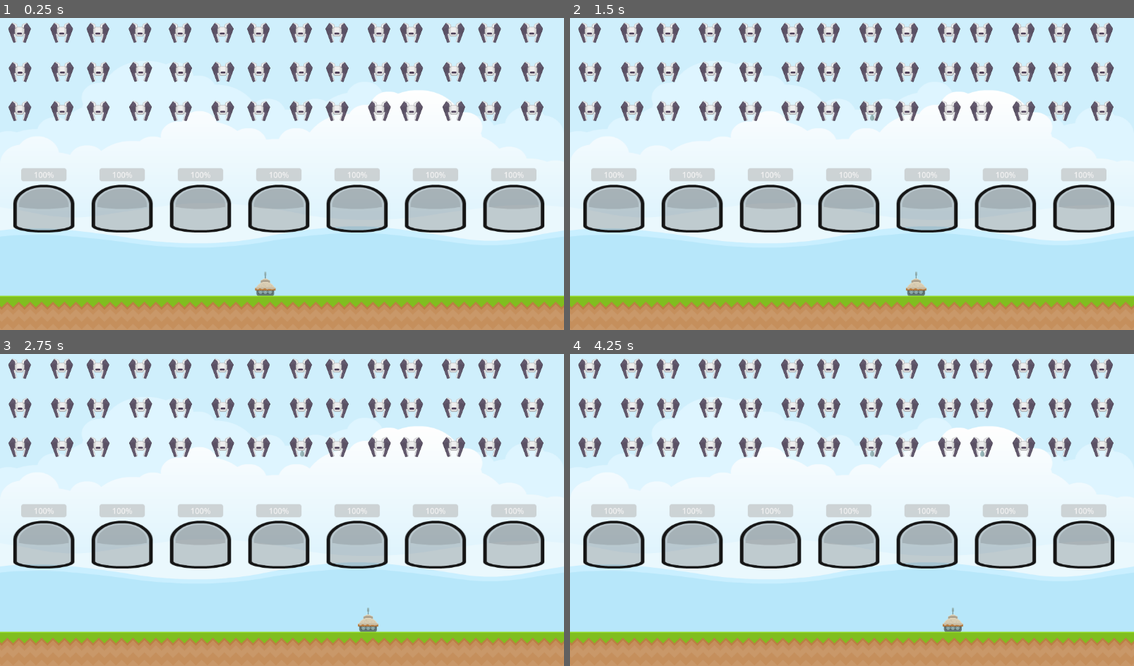
Above: before the commit, frames 1-4 (two rows, left to right).
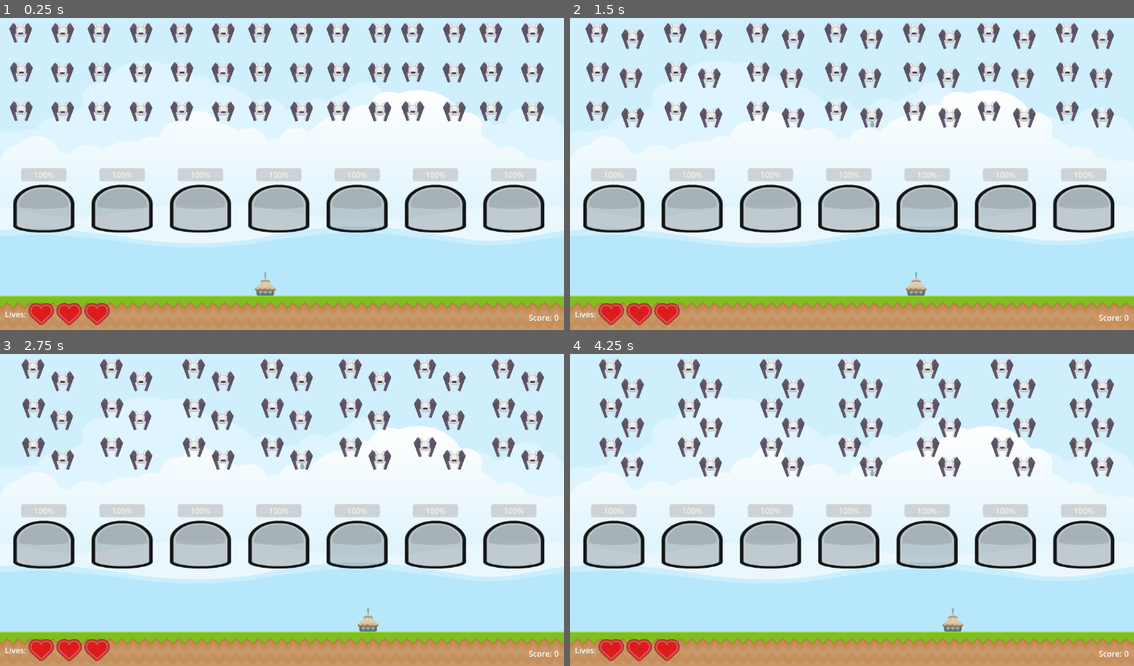
Above: after the commit, the same moments.

Repository: andyrusu/SpaceInvaders
Game: Godot game, scene res://Scenes/main.tscn
Same seed, same stepped clock (60 frames per second), same inputs: the game is played once before the commit and once after it.
Inputs:
- Up to frame 1 (0.25 s): no input
- Up to frame 2 (1.5 s): hold Right (ui_right) 0.53-1.28 s; tap Space (ui_select) at 0.77 s; hold Left (ui_left) from 1.28 s (still down)
- Up to frame 3 (2.75 s): tap Space (ui_select) at 1.52 s; release Left (ui_left) at 2.03 s; hold Right (ui_right) from 2.03 s (still down)
- Up to frame 4 (4.25 s): tap Space (ui_select) at 3.02, 3.77 s; release Right (ui_right) at 3.53 s; hold Left (ui_left) from 3.53 s (still down)

The runs differ from the first frame. In frame 1, 4.5% of the frame differs, in the area x 1-99%, y 1-99%; in frame 2, 9.9%; in frame 3, 12%; in frame 4, 14%.

Commit message:
Added UI

Diff:
--- /dev/null
+++ b/Scenes/FireInterval.gd
@@ -0,0 +1,7 @@
+extends Timer
+
+
+# Called when the node enters the scene tree for the first time.
+func _ready():
+	pass
+	wait_time = randi_range(10, 100)
--- a/Scenes/dome.gd
+++ b/Scenes/dome.gd
@@ -1,9 +1,8 @@
-extends RigidBody2D
+extends Area2D
 
 @export var initialHealth : int = 100;
 
 @onready var healthBar : ProgressBar = $ProgressBar
-
 
 # Called when the node enters the scene tree for the first time.
 func _ready():
@@ -15,3 +14,8 @@
 
 	if (healthBar.value <= 0):
 		queue_free();
+
+func _on_body_entered(body):
+	if body is Laser:
+		take_damage(body.damage)
+		body.queue_free()
--- a/Scenes/dome.tscn
+++ b/Scenes/dome.tscn
@@ -3,15 +3,14 @@
 [ext_resource type="Script" path="res://Scenes/dome.gd" id="1_du6k7"]
 [ext_resource type="Texture2D" uid="uid://d1bw2fa8syuql" path="res://Assets/dome.png" id="1_g2700"]
 
-[node name="Dome" type="RigidBody2D"]
+[node name="Dome" type="Area2D"]
 collision_layer = 2
 collision_mask = 64
-freeze = true
 script = ExtResource("1_du6k7")
 
 [node name="CollisionPolygon2D" type="CollisionPolygon2D" parent="."]
-visible = false
 position = Vector2(-19.8, 0)
+build_mode = 1
 polygon = PackedVector2Array(-41, 36, 83, 36, 83, -13, 76, -26, 62, -38, 44, -46, 32, -48, 10, -48, -8, -44, -23, -36, -34, -26, -41, -12)
 
 [node name="Sprite2D" type="Sprite2D" parent="."]
@@ -28,3 +27,5 @@
 step = 1.0
 value = 100.0
 metadata/_edit_use_anchors_ = true
+
+[connection signal="body_entered" from="." to="." method="_on_body_entered"]
--- a/Scenes/enemy.gd
+++ b/Scenes/enemy.gd
@@ -1,16 +1,38 @@
 extends RigidBody2D
 class_name Enemy
 
+@export var fireLimit : int = 1
+
 @onready var sprite : Sprite2D = $Sprite2D
 @onready var animSprite : AnimatedSprite2D = $AnimatedSprite2D
+@onready var laserStartingPosition : Marker2D = $Marker2D
+@onready var timer : Timer = $FireInterval
+
+var maxRange : int = fireLimit * 100
+var fireTest : int = maxRange * .9
 
 # Called when the node enters the scene tree for the first time.
 func _ready():
+	# Initialization of nodes
 	sprite.visible = true
 	animSprite.visible = false
 	animSprite.animation_finished.connect(queue_free)
+
+	# TimerInterval initialization
+	timer.wait_time = randi_range(5, 30)
+	timer.start()
+
+func _physics_process(delta):
+	if randi_range(1, maxRange) > fireTest && timer.is_stopped():
+		fire_laser()
 
 func die():
 	sprite.visible = false
 	animSprite.visible = true
 	animSprite.play("explosion")
+
+func fire_laser():
+	var laser = preload("res://Scenes/laser.tscn").instantiate()
+	laser.position = laserStartingPosition.global_position
+	get_node('/root/Main').add_child(laser)
+	timer.start()
--- a/Scenes/enemy.tscn
+++ b/Scenes/enemy.tscn
@@ -11,6 +11,7 @@
 [ext_resource type="Texture2D" uid="uid://cce3bxqpqv132" path="res://Assets/Effects/Sonic explosion/sonicExplosion06.png" id="9_s71nt"]
 [ext_resource type="Texture2D" uid="uid://c8pnvygm01cyf" path="res://Assets/Effects/Sonic explosion/sonicExplosion07.png" id="10_e15lb"]
 [ext_resource type="Texture2D" uid="uid://b5ii61loy1ted" path="res://Assets/Effects/Sonic explosion/sonicExplosion08.png" id="11_2ed7a"]
+[ext_resource type="Script" path="res://Scenes/FireInterval.gd" id="12_e1quq"]
 
 [sub_resource type="SpriteFrames" id="SpriteFrames_1cx4x"]
 animations = [{
@@ -70,3 +71,10 @@
 scale = Vector2(0.25, 0.25)
 sprite_frames = SubResource("SpriteFrames_1cx4x")
 animation = &"explosion"
+
+[node name="FireInterval" type="Timer" parent="."]
+one_shot = true
+script = ExtResource("12_e1quq")
+
+[node name="Marker2D" type="Marker2D" parent="."]
+position = Vector2(0, 22)
--- /dev/null
+++ b/Scenes/laser.gd
@@ -0,0 +1,19 @@
+extends RigidBody2D
+class_name Laser
+
+@export var damage : int = 10
+
+# Called when the node enters the scene tree for the first time.
+func _ready():
+	pass # Replace with function body.
+
+# Called every frame. 'delta' is the elapsed time since the previous frame.
+func _process(delta):
+	pass
+
+
+func _on_body_entered(body):
+	if body is Player:
+		body.hit()
+
+	queue_free()
--- /dev/null
+++ b/Scenes/laser.tscn
@@ -0,0 +1,26 @@
+[gd_scene load_steps=4 format=3 uid="uid://ce6dpot8cyxwa"]
+
+[ext_resource type="Texture2D" uid="uid://egac5e7h78fu" path="res://Assets/Ship/laserRed14.png" id="1_jorx5"]
+[ext_resource type="Script" path="res://Scenes/laser.gd" id="1_nsabb"]
+
+[sub_resource type="CapsuleShape2D" id="CapsuleShape2D_fc40t"]
+radius = 3.0
+height = 28.0
+
+[node name="Laser" type="RigidBody2D"]
+position = Vector2(0, 34)
+collision_layer = 64
+collision_mask = 3
+max_contacts_reported = 100
+contact_monitor = true
+lock_rotation = true
+script = ExtResource("1_nsabb")
+
+[node name="Sprite2D" type="Sprite2D" parent="."]
+scale = Vector2(0.5, 0.5)
+texture = ExtResource("1_jorx5")
+
+[node name="CollisionShape2D" type="CollisionShape2D" parent="."]
+shape = SubResource("CapsuleShape2D_fc40t")
+
+[connection signal="body_entered" from="." to="." method="_on_body_entered"]
--- a/Scenes/main.gd
+++ b/Scenes/main.gd
@@ -1,17 +1,32 @@
 extends Node2D
 
 @onready var enemiesNode : Node2D = $Level/Enemies
+@onready var player : Player = $Player
+@onready var livesContainer : HBoxContainer = $UI/LeftCorner/LiveContainer
+@onready var scoreLabel : Label = $UI/RightCorner/Score/ScoreValue
 
 var score : int = 0
 
 # Called when the node enters the scene tree for the first time.
 func _ready():
-	pass
+	randomize()
 
-# Called every frame. 'delta' is the elapsed time since the previous frame.
-func _process(delta):
-	pass
+	for i in player.lives:
+		create_life_ui()
+
+func create_life_ui():
+	var rect : TextureRect = TextureRect.new()
+	rect.texture = load("res://Assets/hud_heartFull.png")
+	livesContainer.add_child(rect)
 
 func increase_score():
 	score += 1
-	print('New Score: ', score)
+	scoreLabel.text = str(score)
+
+func remove_one_life():
+	var lives = livesContainer.get_children();
+
+	for life in lives:
+		if life is TextureRect:
+			life.queue_free()
+			return
--- a/Scenes/main.tscn
+++ b/Scenes/main.tscn
@@ -1,10 +1,11 @@
-[gd_scene load_steps=10 format=3 uid="uid://cmpmshsu8x5my"]
+[gd_scene load_steps=11 format=3 uid="uid://cmpmshsu8x5my"]
 
 [ext_resource type="Texture2D" uid="uid://3hjtik3pkvj5" path="res://Assets/backgroundEmpty.png" id="1_0nnvn"]
 [ext_resource type="Script" path="res://Scenes/main.gd" id="1_6v8l5"]
 [ext_resource type="Texture2D" uid="uid://bbtowi4oei1pm" path="res://Assets/grassMid.png" id="2_b11ks"]
 [ext_resource type="PackedScene" uid="uid://v5scionpdo6u" path="res://Scenes/player.tscn" id="3_2rohj"]
 [ext_resource type="PackedScene" uid="uid://d14echvo7lx67" path="res://Scenes/enemy.tscn" id="3_tf50o"]
+[ext_resource type="Script" path="res://Scenes/move_controller.gd" id="4_la44r"]
 [ext_resource type="PackedScene" uid="uid://bdtbs2ndxpjyw" path="res://Scenes/dome.tscn" id="4_yxveo"]
 
 [sub_resource type="RectangleShape2D" id="RectangleShape2D_k0qmi"]
@@ -204,6 +205,7 @@
 [node name="Column1" type="Path2D" parent="Level/ColumnPaths"]
 position = Vector2(-16, -16)
 curve = SubResource("Curve2D_e1u0n")
+script = ExtResource("4_la44r")
 
 [node name="FirstRow" type="PathFollow2D" parent="Level/ColumnPaths/Column1"]
 position = Vector2(56, 56)
@@ -261,6 +263,7 @@
 [node name="Column2" type="Path2D" parent="Level/ColumnPaths"]
 position = Vector2(144, -16)
 curve = SubResource("Curve2D_e1u0n")
+script = ExtResource("4_la44r")
 
 [node name="FirstRow" type="PathFollow2D" parent="Level/ColumnPaths/Column2"]
 position = Vector2(56, 56)
@@ -318,6 +321,7 @@
 [node name="Column3" type="Path2D" parent="Level/ColumnPaths"]
 position = Vector2(312, -16)
 curve = SubResource("Curve2D_e1u0n")
+script = ExtResource("4_la44r")
 
 [node name="FirstRow" type="PathFollow2D" parent="Level/ColumnPaths/Column3"]
 position = Vector2(56, 56)
@@ -375,6 +379,7 @@
 [node name="Column4" type="Path2D" parent="Level/ColumnPaths"]
 position = Vector2(472, -16)
 curve = SubResource("Curve2D_e1u0n")
+script = ExtResource("4_la44r")
 
 [node name="FirstRow" type="PathFollow2D" parent="Level/ColumnPaths/Column4"]
 position = Vector2(56, 56)
@@ -432,6 +437,7 @@
 [node name="Column5" type="Path2D" parent="Level/ColumnPaths"]
 position = Vector2(632, -16)
 curve = SubResource("Curve2D_e1u0n")
+script = ExtResource("4_la44r")
 
 [node name="FirstRow" type="PathFollow2D" parent="Level/ColumnPaths/Column5"]
 position = Vector2(56, 56)
@@ -489,6 +495,7 @@
 [node name="Column6" type="Path2D" parent="Level/ColumnPaths"]
 position = Vector2(784, -16)
 curve = SubResource("Curve2D_e1u0n")
+script = ExtResource("4_la44r")
 
 [node name="FirstRow" type="PathFollow2D" parent="Level/ColumnPaths/Column6"]
 position = Vector2(56, 56)
@@ -546,6 +553,7 @@
 [node name="Column7" type="Path2D" parent="Level/ColumnPaths"]
 position = Vector2(944, -16)
 curve = SubResource("Curve2D_e1u0n")
+script = ExtResource("4_la44r")
 
 [node name="FirstRow" type="PathFollow2D" parent="Level/ColumnPaths/Column7"]
 position = Vector2(56, 56)
@@ -756,3 +764,46 @@
 
 [node name="Player" parent="." instance=ExtResource("3_2rohj")]
 position = Vector2(542, 570)
+
+[node name="UI" type="CanvasLayer" parent="."]
+
+[node name="LeftCorner" type="MarginContainer" parent="UI"]
+anchors_preset = 2
+anchor_top = 1.0
+anchor_bottom = 1.0
+offset_top = -45.0
+offset_right = 215.0
+grow_vertical = 0
+theme_override_constants/margin_left = 10
+theme_override_constants/margin_bottom = 10
+
+[node name="LiveContainer" type="HBoxContainer" parent="UI/LeftCorner"]
+layout_mode = 2
+
+[node name="LivesLabel" type="Label" parent="UI/LeftCorner/LiveContainer"]
+layout_mode = 2
+text = "Lives:"
+
+[node name="RightCorner" type="MarginContainer" parent="UI"]
+anchors_preset = 3
+anchor_left = 1.0
+anchor_top = 1.0
+anchor_right = 1.0
+anchor_bottom = 1.0
+offset_left = -62.0
+offset_top = -40.0
+grow_horizontal = 0
+grow_vertical = 0
+theme_override_constants/margin_right = 10
+theme_override_constants/margin_bottom = 10
+
+[node name="Score" type="HBoxContainer" parent="UI/RightCorner"]
+layout_mode = 2
+
+[node name="ScoreLabel" type="Label" parent="UI/RightCorner/Score"]
+layout_mode = 2
+text = "Score:"
+
+[node name="ScoreValue" type="Label" parent="UI/RightCorner/Score"]
+layout_mode = 2
+text = "0"
--- a/Scenes/player.gd
+++ b/Scenes/player.gd
@@ -3,6 +3,8 @@
 
 const SPEED = 300.0
 const JUMP_VELOCITY = -400.0
+
+@export var lives : int = 3
 
 @onready var bulletStartingPosition : Marker2D = $BulletStartingPosition
 @onready var timer : Timer = $Timer
@@ -38,3 +40,10 @@
 	if not animation.is_playing():
 		animation.visible = true
 		animation.play("fire")
+
+func hit():
+	lives -= 1
+	get_tree().call_group('Game', 'remove_one_life')
+
+	if (lives <= 0):
+		get_tree().reload_current_scene()
Binary file added: Assets/hud_heartFull.png
Not shown, added: Assets/hud_heartFull.png.import
Not shown: 1 places in Scenes/enemy.tscn that only renumber resources
